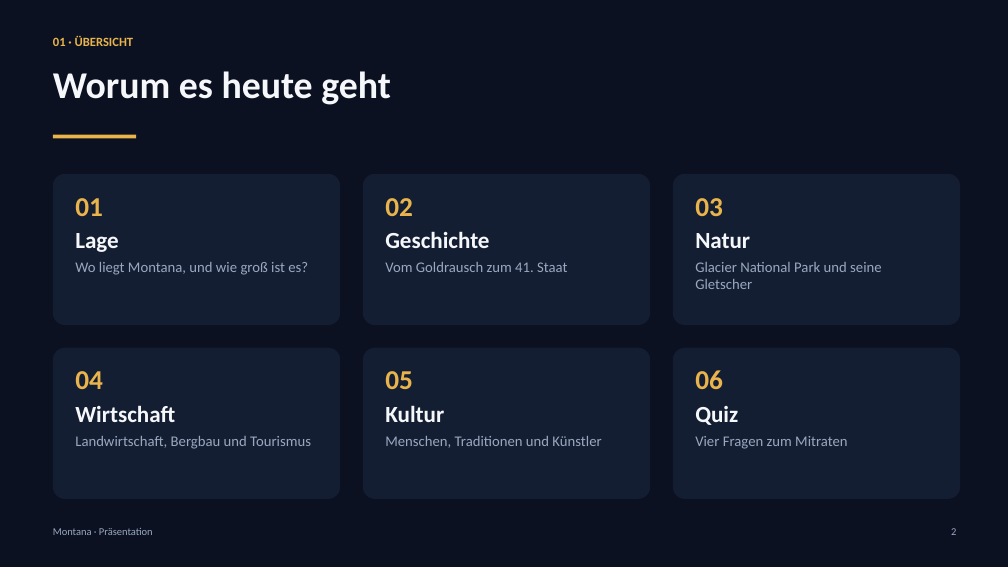
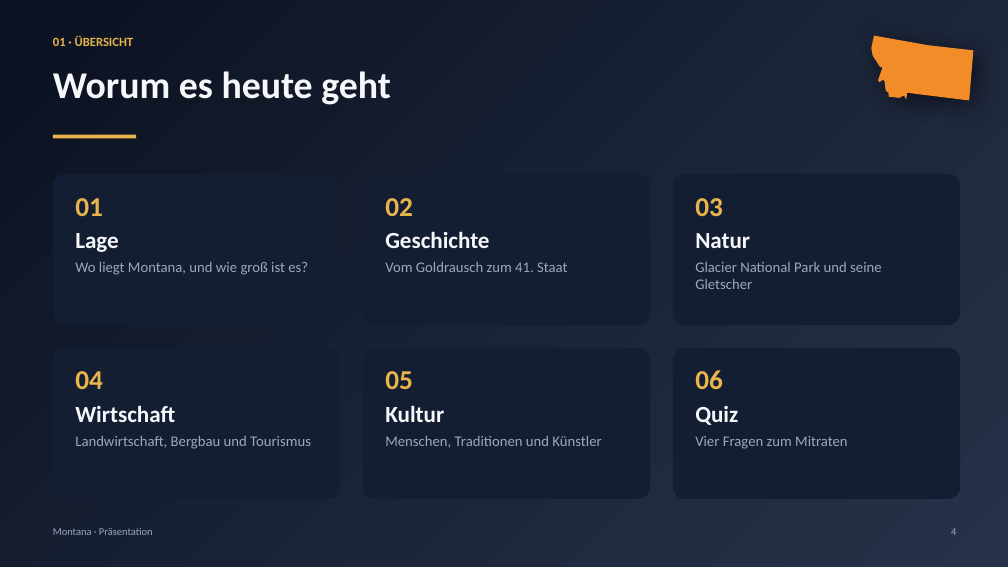
Before and after one commit to jonas050210/Powerpoint-montana, a slide deck: slide 4 of praesentation/Montana.pptx (slide 2 before the commit). Drawn at 1008x567 pixels with LibreOffice and Linux fonts; fonts in the diff are those of the drawing. Boxes give left, top, right and bottom in pixels: in the first picture for what was removed or moved away, otherwise in the second. Text is boxed around its words. In the diff, an @@ line names an element or a change of style, - is before the commit and + after.

```diff
--- a/praesentation/Montana.pptx
+++ b/praesentation/Montana.pptx
@@ background #0B1120 to gradient #0B1120 to #27324A @@
@@ freeform shape added at (x1=872, y1=36, x2=974, y2=101), fill #F28C28 @@
@@ text "02" rewrapped from (x1=363, y1=174, x2=650, y2=325) to (x1=385, y1=198, x2=567, y2=272) @@
@@ text "04" rewrapped from (x1=53, y1=348, x2=340, y2=499) to (x1=75, y1=371, x2=311, y2=449) @@
@@ text at (x1=951, y1=528, x2=956, y2=535): text changed @@
-2
+4
```
Also in this commit, not shown: 10 other slides changed, 3 slides added, 3 other files.
